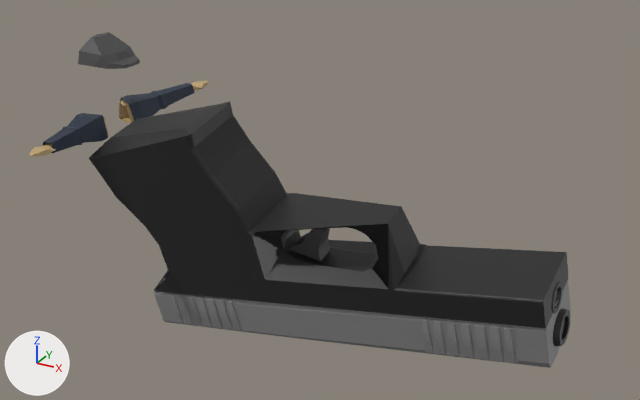
Renders of the FBX model Assets/3d/Player/playerGunHands.fbx from each side of a commit.
Both versions are drawn from a camera (50 mm lens) standing at (8.25, -8.9, 4.4) and looking at (3.22, 0.25, -0.18). The lights are fixed; the arrows at lower left show +X, +Y and +Z. Where no turn or scale is listed for an object, it has been applied to the vertices.

Script lines for the objects in view, before the commit:
```python
me_cube = bpy.data.meshes.new('Cube')
me_cube.from_pydata(...)  # 365 vertices, 294 faces; spans x -0.81..0.81, y -1.73..7.93, z -0.96..5.24
# faces by material slot: [228, 66]
me_cube.materials.append(mat_material)  # black #212121
me_cube.materials.append(mat_material_002)  # black #3b3b3b
me_cube_009 = bpy.data.meshes.new('Cube.009')
me_cube_009.from_pydata(...)  # 232 vertices, 228 faces; spans x -0.209..0.209, y -0.174..0.189, z -0.198..0.165
me_cube_009.materials.append(mat_material_007)  # grey #858585
me_cube_010 = bpy.data.meshes.new('Cube.010')
me_cube_010.from_pydata(...)  # 57 vertices, 48 faces; spans x -0.21..0.35, y -1.51..1.51, z -1.12..-0.72
me_cube_010.materials.append(mat_material_004)  # dark blue #202e41
ob_cube_004 = bpy.data.objects.new('Cube.004', me_cube_009)
ob_cube_004.parent = ob_cube_001
ob_cube_004.location = (-0.0029, 6.127, 5.722)
ob_cube_004.rotation_euler = (0.123, 0.0, 0.0)  # degrees (7, 0, 0)
ob_cube_004.scale = (4.03, 5.35, 3.09)
ob_glock = bpy.data.objects.new('GLOCK', me_cube)
ob_glock.location = (1.16, -0.1, 0.21)
ob_glock.rotation_euler = (-0.289, -0.175, 1.589)  # degrees (-17, -10, 91)
ob_glock.scale = (-0.614, -0.603, -0.465)
ob_jacket = bpy.data.objects.new('Jacket', me_cube_010)
ob_jacket.location = (0.0, 0.05, 1.42)
# also in view: 'Cube.001' at (3.57, 0.26, -1.64); 'Cube.002' at (3.62, 0.23, -1.45); 'Cube.003' at (1.6, 0.29, -2.0); 'Hat' at (0.1, 0.05, 1.45)
```
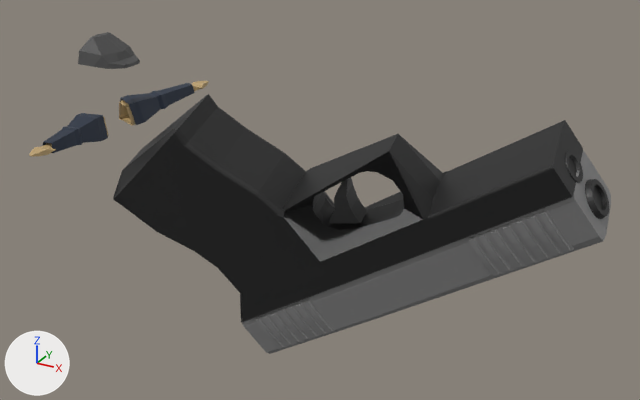
The change, as a diff of the scene's bpy script:
```diff
--- a/Assets/3d/Player/playerGunHands.fbx.py
+++ b/Assets/3d/Player/playerGunHands.fbx.py
@@ ob_glock @@
 ob_glock = bpy.data.objects.new('GLOCK', me_cube)
-ob_glock.location = (1.16, -0.1, 0.21)
-ob_glock.rotation_euler = (-0.289, -0.175, 1.589)  # degrees (-17, -10, 91)
-ob_glock.scale = (-0.614, -0.603, -0.465)
+ob_glock.location = (1.31, -0.07, 0.03)
+ob_glock.rotation_euler = (-0.711, -0.231, 1.723)  # degrees (-41, -13, 99)
+ob_glock.scale = (-0.612, -0.548, -0.531)
```

Location of each change, (x1, y1, x2, y2) in pixels of the pictures (640 x 400 px):
'GLOCK', moved, turned, rescaled
    before: (89, 101, 568, 328)
    after: (113, 94, 583, 322)
'Cube.001', moved, turned, rescaled
    before: (154, 280, 571, 368)
    after: (242, 151, 611, 354)
'Cube.004', moved, turned, rescaled
    before: (420, 318, 518, 364)
    after: (467, 210, 574, 277)
'Cube.003', moved, turned, rescaled
    before: (169, 293, 243, 331)
    after: (254, 299, 335, 349)
'Cube.002', moved, turned, rescaled
    before: (552, 282, 570, 346)
    after: (565, 150, 609, 219)
